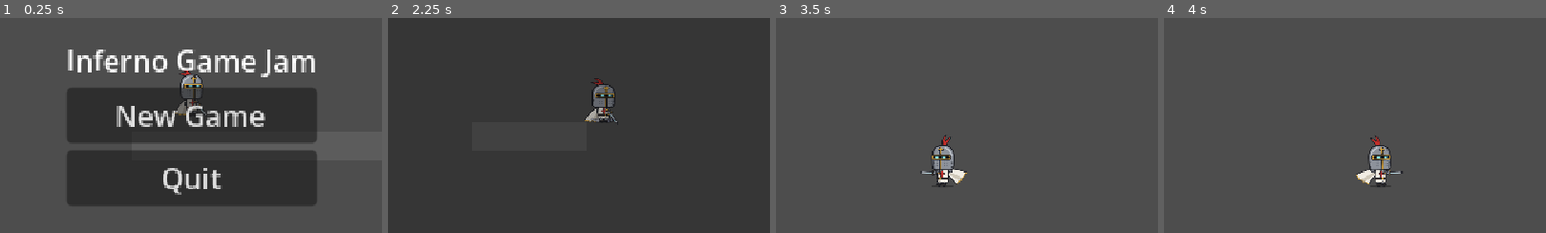
Above: before the commit, frames 1-4 (left to right).
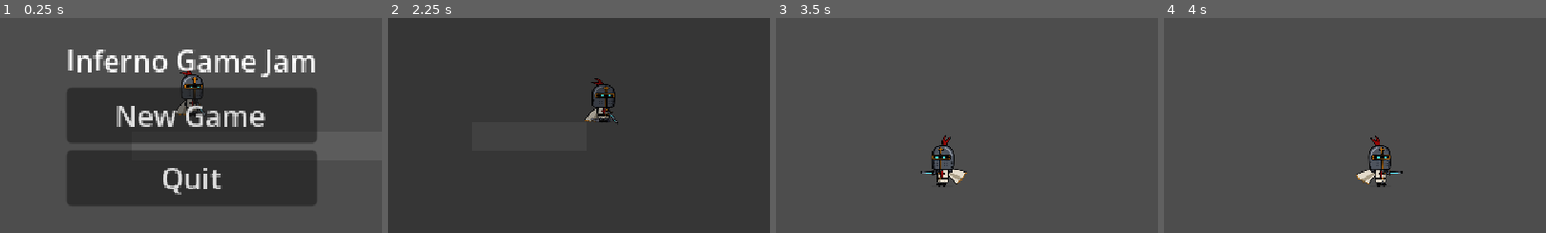
Above: after the commit, the same moments.

Repository: Jadelaawar42027/inferno-game-jam
Game: Godot game, scene res://scenes/ui/mainMenu.tscn
Same seed, same stepped clock (60 frames per second), same inputs: the game is played once before the commit and once after it.
Inputs (mouse positions are % of the whole screen's width and height, from its top left):
- Up to frame 1 (0.25 s): no input
- Up to frame 2 (2.25 s): click "New Game" at 0.5 s; tap Enter (ui_accept) at 1.25 s; move the mouse to (72, 45) at 1.27 s; press the mouse at (72, 45) at 1.28 s; hold D (move_right) from 1.28 s (still down); tap Space (jump) at 1.52 s; move the mouse to (30, 55) at 2.02 s; release the mouse at (30, 55) at 2.03 s; tap Shift (dash) at 2.1 s
- Up to frame 3 (3.5 s): tap Space (jump) at 2.27 s; move the mouse to (60, 28) at 2.77 s; release D (move_right) at 2.78 s; hold A (move_left) from 2.78 s (still down); tap Q (invisibility) at 2.85 s
- Up to frame 4 (4 s): move the mouse to (45, 70) at 3.52 s; release A (move_left) at 3.53 s; hold D (move_right) from 3.53 s (still down); tap K (throw) at 3.6 s; tap Space (jump) at 3.77 s
The pictures show only the part of the screen within x 25-75%, y 27-77%; the shares and areas given below are measured in that part.

The runs differ from the first frame. In frame 1, 0.6% of the frame differs, in the area x 45-54%, y 23-46%; in frame 2, 0.8%; in frame 3, 1.0%, in the area x 38-50%, y 54-79%; in frame 4, 1.0%.

Commit message:
minorpreparation for tomorrow

Diff:
--- /dev/null
+++ b/assets/shaders/corruption.gdshader
@@ -0,0 +1,31 @@
+shader_type canvas_item;
+
+uniform vec3 eye_color = vec3(0.561, 0.953, 1.0);
+uniform float tolerance = 0.2;
+uniform vec4 calm_color : source_color = vec4(0.35, 0.75, 1.0, 1.0);
+uniform vec4 corrupt_color : source_color = vec4(1.0, 0.12, 0.18, 1.0);
+uniform float corruption : hint_range(0.0, 1.0) = 0.0;
+uniform float glow_strength = 1.5;
+uniform float glow_radius = 10.0;
+
+float eye_mask(vec4 c) {
+	return step(distance(c.rgb, eye_color), tolerance) * step(0.5, c.a);
+}
+
+void fragment() {
+	vec4 tex = texture(TEXTURE, UV);
+	vec3 glow_col = mix(calm_color.rgb, corrupt_color.rgb, corruption);
+	float m = eye_mask(tex);
+	vec4 col = tex;
+	col.rgb = mix(tex.rgb, glow_col * glow_strength, m);
+	float halo = 0.0;
+	for (int i = 0; i < 8; i++) {
+		float a = float(i) * 0.785398;
+		vec2 off = vec2(cos(a), sin(a)) * glow_radius * TEXTURE_PIXEL_SIZE;
+		halo += eye_mask(texture(TEXTURE, UV + off));
+	}
+	halo /= 8.0;
+	col.rgb += glow_col * halo * (1.0 - m) * 0.8;
+	col.a = max(col.a, halo * 0.6);
+	COLOR = col * COLOR;
+	}
--- /dev/null
+++ b/scenes/levels/checkpoint.gd
@@ -0,0 +1,19 @@
+extends Area2D
+
+@onready var spawn: Marker2D = $SpawnPoint
+@onready var sprite: Sprite2D = $Sprite2D
+
+var active := false
+
+func _ready() -> void:
+	body_entered.connect(_on_body_entered)
+	if GameState.checkpoint == spawn.global_position: set_active()
+
+func _on_body_entered(body: Node2D) -> void:
+	if active or not body is Player: return
+	GameState.checkpoint = spawn.global_position
+	set_active()
+
+func set_active() -> void:
+	active = true
+	sprite.modulate = Color(1.0, 0.6, 0.3)
--- /dev/null
+++ b/scenes/levels/checkpoint.tscn
@@ -0,0 +1,19 @@
+[gd_scene format=3 uid="uid://tso14itdyc7m"]
+
+[ext_resource type="Script" uid="uid://ckj7lifh0tssp" path="res://scenes/levels/checkpoint.gd" id="1_13s36"]
+
+[sub_resource type="RectangleShape2D" id="RectangleShape2D_80f48"]
+size = Vector2(16, 48)
+
+[node name="Checkpoint" type="Area2D" unique_id=1097928506]
+collision_layer = 512
+collision_mask = 2
+monitorable = false
+script = ExtResource("1_13s36")
+
+[node name="CollisionShape2D" type="CollisionShape2D" parent="." unique_id=1134390807]
+shape = SubResource("RectangleShape2D_80f48")
+
+[node name="SpawnPoint" type="Marker2D" parent="." unique_id=771418284]
+
+[node name="Sprite2D" type="Sprite2D" parent="." unique_id=1557397938]
--- a/scenes/player/player.tscn
+++ b/scenes/player/player.tscn
@@ -5,6 +5,7 @@
 [ext_resource type="PackedScene" uid="uid://bvschcfxqd4kd" path="res://scenes/Components/hurtbox.tscn" id="3_p47bc"]
 [ext_resource type="PackedScene" uid="uid://bsxufnevdum76" path="res://scenes/Components/hitbox.tscn" id="4_75vfm"]
 [ext_resource type="SpriteFrames" uid="uid://bl1elduuoxp86" path="res://assets/sprites/knight/knight_frames_hd.tres" id="5_p47bc"]
+[ext_resource type="Shader" uid="uid://ddibj6ssw35jd" path="res://assets/shaders/corruption.gdshader" id="5_qek5x"]
 [ext_resource type="Script" uid="uid://be3r6wqkyspak" path="res://scenes/player/ability_manager.gd" id="6_75vfm"]
 [ext_resource type="PackedScene" uid="uid://cvj618ugsj3gy" path="res://scenes/ui/pauseMenu.tscn" id="7_0owmy"]
 
@@ -26,6 +27,16 @@
 [sub_resource type="RectangleShape2D" id="RectangleShape2D_h17s1"]
 resource_local_to_scene = true
 size = Vector2(20, 22)
+
+[sub_resource type="ShaderMaterial" id="ShaderMaterial_qek5x"]
+shader = ExtResource("5_qek5x")
+shader_parameter/eye_color = Vector3(0.561, 0.953, 1)
+shader_parameter/tolerance = 0.3
+shader_parameter/calm_color = Color(0.35, 0.75, 1, 1)
+shader_parameter/corrupt_color = Color(1, 0.12, 0.18, 1)
+shader_parameter/corruption = 0.0
+shader_parameter/glow_strength = 1.5
+shader_parameter/glow_radius = 10.0
 
 [sub_resource type="Gradient" id="Gradient_p47bc"]
 colors = PackedColorArray(1, 1, 1, 1, 1, 1, 1, 0)
@@ -100,11 +111,13 @@
 
 [node name="AnimatedSprite2D" type="AnimatedSprite2D" parent="Visual" unique_id=806931827]
 texture_filter = 4
+material = SubResource("ShaderMaterial_qek5x")
 position = Vector2(0, -8)
 scale = Vector2(0.2, 0.2)
 sprite_frames = ExtResource("5_p47bc")
 animation = &"idle"
-frame_progress = 0.43328258
+frame = 3
+frame_progress = 0.44408944
 offset = Vector2(0, -18)
 
 [node name="BreathPuff" type="CPUParticles2D" parent="Visual" unique_id=483567130]
--- a/scripts/player/player.gd
+++ b/scripts/player/player.gd
@@ -39,6 +39,7 @@
 @onready var camera: Camera2D = $Camera2D
 
 @onready var ability_manager: AbilityManager = $AbilityManager
+@onready var eye_mat := anim.material as ShaderMaterial
 
 var coyote_timer := 0.0
 var jump_buffer_timer := 0.0
@@ -214,7 +215,10 @@
 	anim.frame_changed.connect(_on_frame_changed)
 	anim.play("idle")
 	add_to_group("player")
-	if GameState.checkpoint != Vector2.INF: global_position = GameState.checkpoint
+	if GameState.checkpoint != Vector2.INF:
+		global_position = GameState.checkpoint
+		camera.reset_smoothing()
+	eye_mat.set_shader_parameter("corruption", GameState.corruption())
 
 func _on_anim_finished()->void:
 	if anim.animation == "run_start": anim.play("run"); return
@@ -270,9 +274,15 @@
 	cam_tween.tween_property(camera, "zoom", camera.zoom * 1.3, 0.4)
 	play_action("absorb")
 	await anim.animation_finished
+	set_corruption_smooth()
 	shake(4.0)
 	var back := create_tween()
 	back.tween_property(camera, "zoom", camera.zoom / 1.3, 0.5)
 	hurtbox.invulnerable = false
 	absorbing = false
 	absorb_finished.emit(ability)
+
+func set_corruption_smooth() -> void:
+	var from: float = eye_mat.get_shader_parameter("corruption")
+	var t := create_tween()
+	t.tween_method(func(v: float): eye_mat.set_shader_parameter("corruption", v), from, GameState.corruption(), 1.2)
Not shown, added: assets/shaders/corruption.gdshader.uid
Not shown, added: scenes/levels/checkpoint.gd.uid
